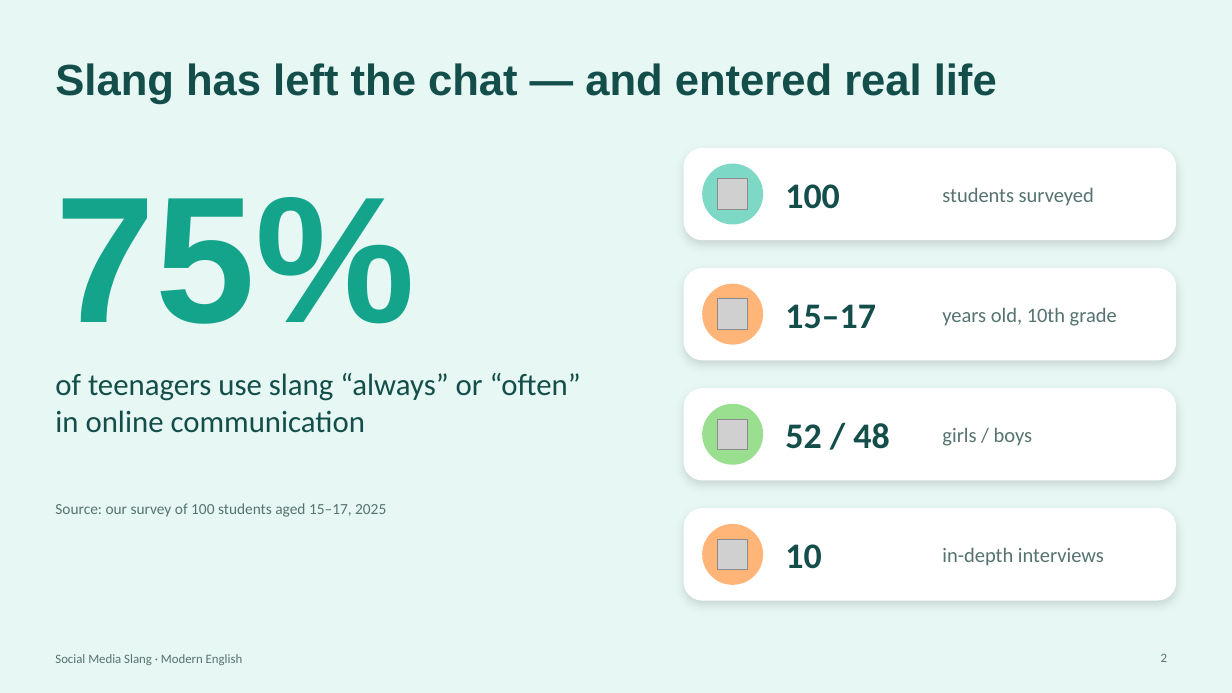
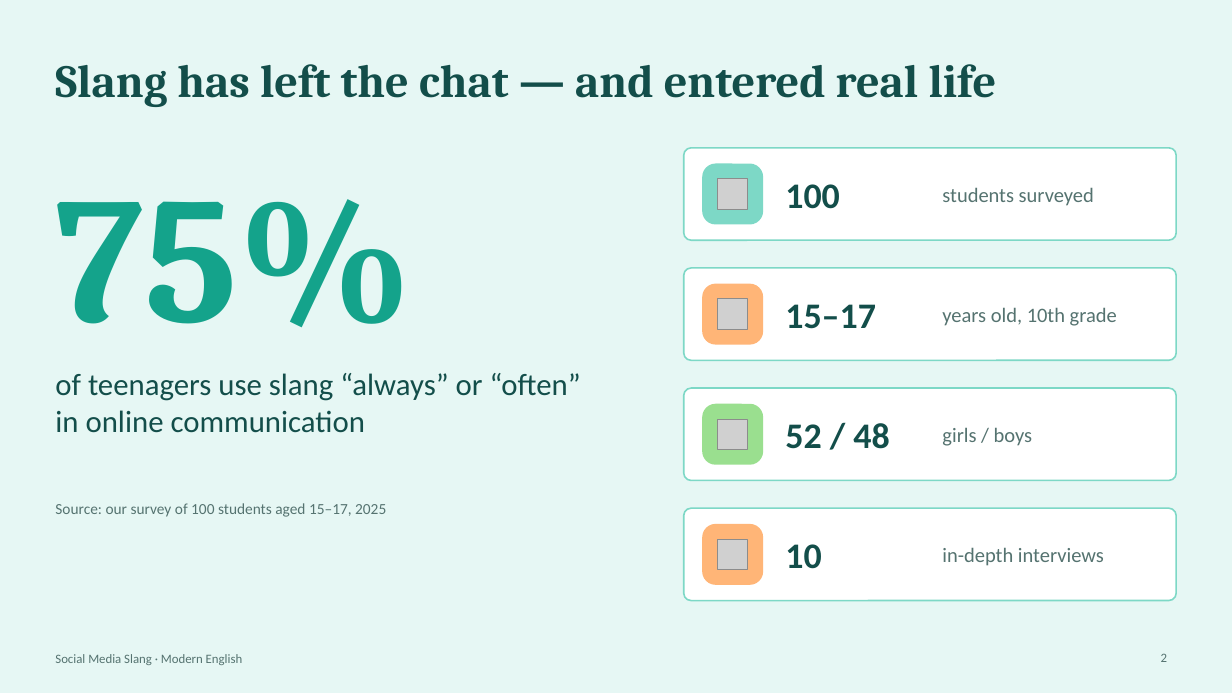
Before and after one commit to araymyrkieva9-sketch/english-daptar, a slide deck: slide 2 of variants/Slang_Presentation_2_Mint_Aqua.pptx. Drawn at 1232x693 pixels with LibreOffice and Linux fonts; fonts in the diff are those of the drawing; grey boxes stand for pictures. Boxes give left, top, right and bottom in pixels: in the first picture for what was removed or moved away, otherwise in the second. Text is boxed around its words. In the diff, an @@ line names an element or a change of style, - is before the commit and + after.

```diff
--- a/variants/Slang_Presentation_2_Mint_Aqua.pptx
+++ b/variants/Slang_Presentation_2_Mint_Aqua.pptx
@@ title "Slang has left the chat ..." at (x1=55, y1=64, x2=997, y2=107): size 34 to 36 pt, font Arial to Cambria @@
@@ text "75%" at (x1=55, y1=199, x2=413, y2=327): font Arial to Cambria @@
@@ outline none to #7DD8C6 1.25 pt; shadow off; proportions changed in 4 elements at (x1=684, y1=148, x2=1177, y2=240), (x1=684, y1=268, x2=1177, y2=360), (x1=684, y1=388, x2=1177, y2=481), (x1=684, y1=508, x2=1177, y2=601) @@
@@ ellipse to rounded rectangle in 4 elements at (x1=702, y1=164, x2=763, y2=225), (x1=702, y1=284, x2=763, y2=345), (x1=702, y1=404, x2=763, y2=465), (x1=702, y1=524, x2=763, y2=585) @@
```
Also in this commit, not shown: 18 other slides changed, 4 other files.
